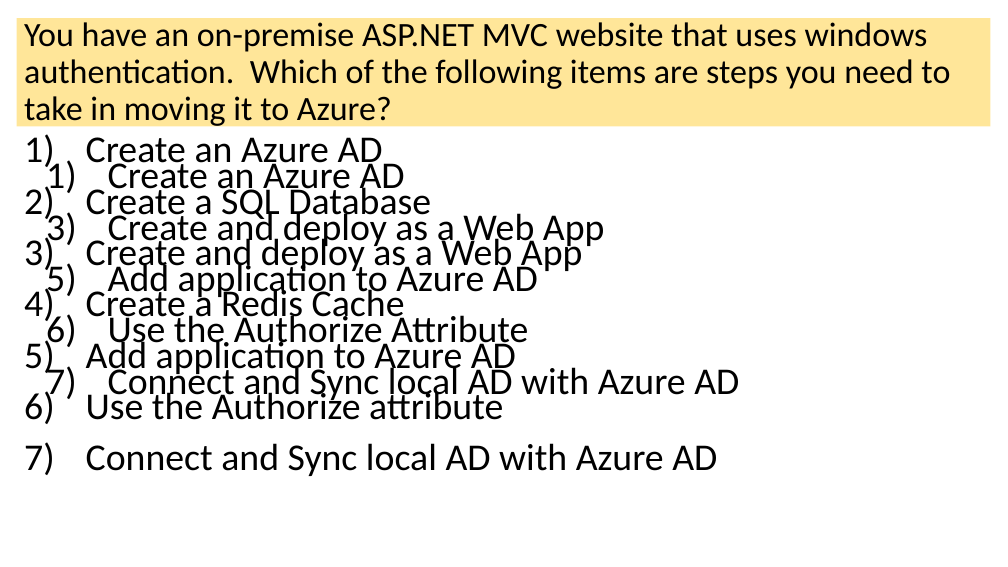
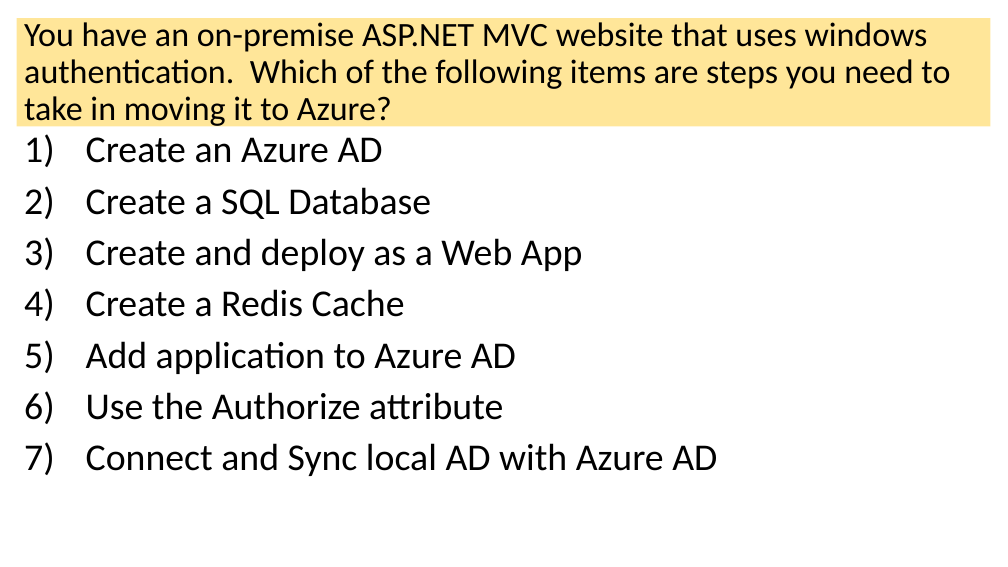
Before and after one commit to guruskill/70-534, a slide deck: slide 54 of Presentations/2017-10-18-Milwaukee/70-534-WebAndMobile.pptx (slide 55 before the commit). Drawn at 1008x567 pixels with LibreOffice and Linux fonts; fonts in the diff are those of the drawing. Boxes give left, top, right and bottom in pixels: in the first picture for what was removed or moved away, otherwise in the second. Text is boxed around its words. In the diff, an @@ line names an element or a change of style, - is before the commit and + after.

```diff
--- a/Presentations/2017-10-18-Milwaukee/70-534-WebAndMobile.pptx
+++ b/Presentations/2017-10-18-Milwaukee/70-534-WebAndMobile.pptx
@@ text removed at (86, 157, 717, 476) @@
-1) Create an Azure AD
-2) Create and deploy as a Web App
-3) Add application to Azure AD
-4) Use the Authorize Attribute
-5) Connect and Sync local AD with Azure AD
```
Also in this commit, not shown: 32 other slides changed, 1 slide removed, 7 other files.
